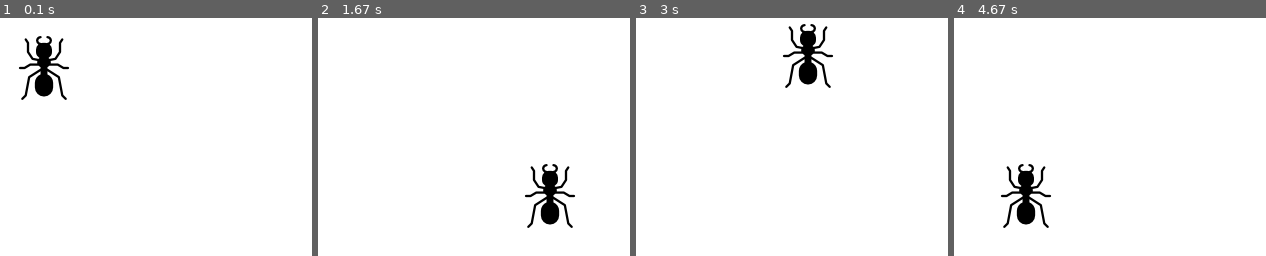
Above: before the commit, frames 1-4 (left to right).
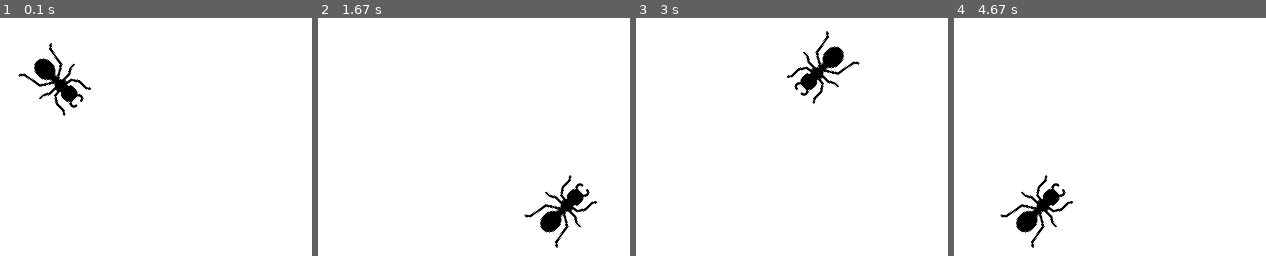
Above: after the commit, the same moments.

Repository: flongford/pygame-examples
Game: pygame game, started from ant_example.py
Two runs of this game, one before a commit and one after it. Both use one fixed random seed, a clock stepped at 60 frames per second and the inputs below.
Inputs:
- Up to frame 1 (0.1 s): no input
- Up to frame 2 (1.67 s): no input
- Up to frame 3 (3 s): no input
- Up to frame 4 (4.67 s): no input

The runs differ from the first frame. In frame 1, 2.5% of the frame differs, in the area x 5-30%, y 7-42%; in frame 2, 2.7%, in the area x 66-90%, y 61-97%; in frame 3, 2.7%; in frame 4, 2.7%.

Commit message:
FIX: use Ant.draw rather than Group.draw

Diff:
--- a/ant_example.py
+++ b/ant_example.py
@@ -58,5 +58,8 @@
         colony.update()
 
         screen.fill(WHITE)
-        colony.draw(screen)
+
+        for ant in colony.sprites():
+            ant.draw(screen)
+
         pygame.display.flip()
--- a/pygame_gui_example.py
+++ b/pygame_gui_example.py
@@ -111,6 +111,9 @@
         colony.update()
 
         screen.fill(WHITE)
-        colony.draw(screen)
+
+        for ant in colony.sprites():
+            ant.draw(screen)
+
         manager.draw_ui(screen)
-        pygame.display.update()
+        pygame.display.flip()
